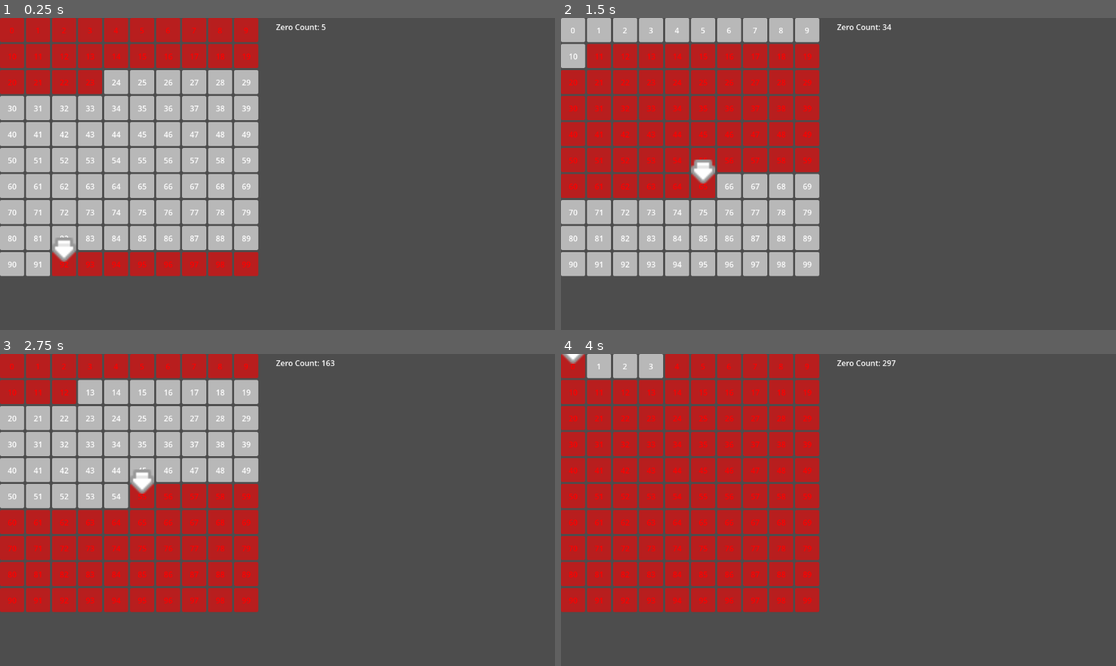
Above: before the commit, frames 1-4 (two rows, left to right).
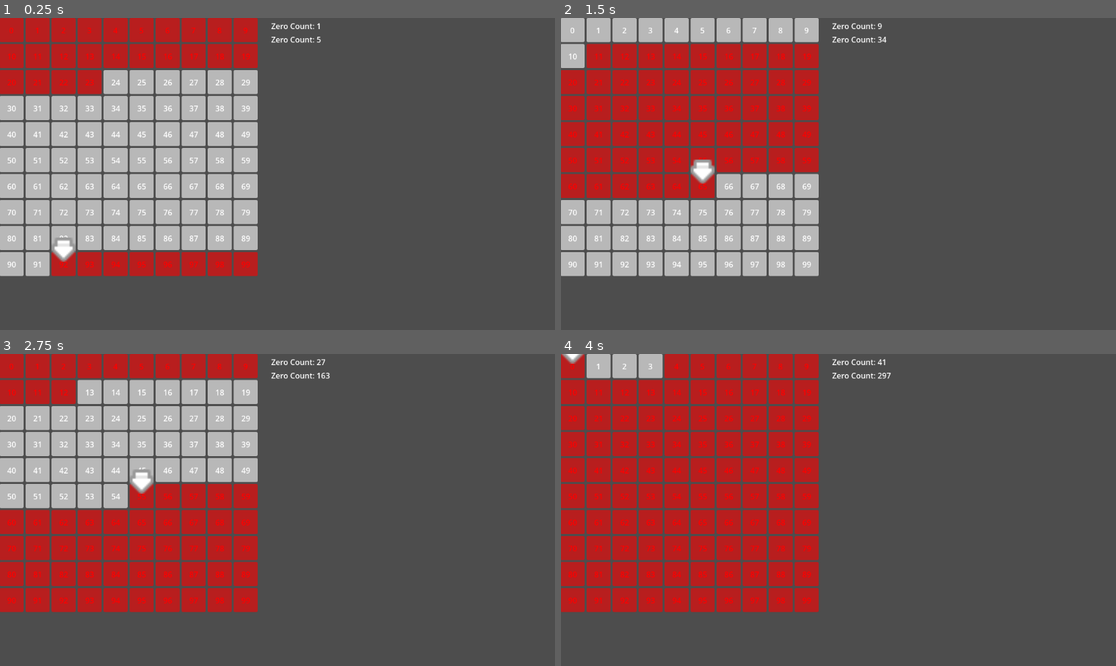
Above: after the commit, the same moments.

Repository: maxi99manuel99/AOC2025
Game: Godot game, scene res://01/control.tscn
Two runs of this game, one before a commit and one after it. Both use one fixed random seed, a clock stepped at 60 frames per second and the inputs below. The project has no main scene, so this scene is started directly.
Inputs:
- Up to frame 1 (0.25 s): no input
- Up to frame 2 (1.5 s): no input
- Up to frame 3 (2.75 s): no input
- Up to frame 4 (4 s): no input

The runs differ from the first frame. In frame 1, 3.0% of the frame differs, in the area x 0-59%, y 0-83%; in frame 2, 3.1%; in frame 3, 3.1%, in the area x 0-61%, y 0-83%; in frame 4, 3.1%.

Commit message:
Added Zero Counts for both parts of the puzzle

Diff:
--- a/01/container.gd
+++ b/01/container.gd
@@ -4,7 +4,8 @@
 @export var dial_count: int = 100
 @export var dial_scene: PackedScene = null
 @export var arrow: TextureRect = null
-@export var zero_counter: ZeroCounter = null
+@export var zero_counter1: ZeroCounter = null
+@export var zero_counter2: ZeroCounter = null
 @export var pointing_at_dial = 50
 @export var vertical_arrow_offset = 30
 var _dials: Array[Control] = []
@@ -14,7 +15,8 @@
 # Called when the node enters the scene tree for the first time.
 func _ready() -> void:
 	arrow = $"../Arrow"
-	zero_counter = $"../Label"
+	zero_counter1 = $"../ZeroCounter1"
+	zero_counter2 = $"../ZeroCounter2"
 	for i in dial_count:
 		var new_dial: Node = dial_scene.instantiate()
 		new_dial.name = "Dial" + str(i)
@@ -39,18 +41,20 @@
 			next_dial = posmod(pointing_at_dial + 1, 100)
 		else:
 			next_dial = posmod(pointing_at_dial - 1, 100)
+		if next_dial == 0:
+			zero_counter1.increment_count()
 		highlight_dial(next_dial)
 		pointing_at_dial = next_dial
 
 	set_arrow_pos(next_dial)
+	if next_dial == 0:
+		zero_counter2.increment_count()
 	await get_tree().create_timer(0.001).timeout
 	_current_move_idx += 1
 	continue_move_sequence()
 
 
 func highlight_dial(dial_idx: int) -> void:
-	if dial_idx == 0:
-		zero_counter.increment_count()
 	_dials[dial_idx].modulate = Color(255, 0, 0)
 	await get_tree().create_timer(0.001).timeout
 	_dials[dial_idx].modulate = Color(255, 255, 255)
--- a/01/control.tscn
+++ b/01/control.tscn
@@ -3,7 +3,7 @@
 [ext_resource type="PackedScene" uid="uid://baope266gym1o" path="res://01/dial.tscn" id="2_as2wl"]
 [ext_resource type="Script" uid="uid://bqevfhc02lbke" path="res://01/container.gd" id="2_o8yga"]
 [ext_resource type="Texture2D" uid="uid://60svoa6o8ipw" path="res://01/casino_arrow.png" id="3_as2wl"]
-[ext_resource type="Script" uid="uid://bfb78obc2lqai" path="res://01/label.gd" id="4_uwny8"]
+[ext_resource type="PackedScene" uid="uid://dmxf80pb3rre" path="res://01/label.tscn" id="4_uwny8"]
 
 [sub_resource type="GDScript" id="GDScript_as2wl"]
 script/source = "extends Control
@@ -21,6 +21,8 @@
 anchors_preset = 15
 anchor_right = 1.0
 anchor_bottom = 1.0
+offset_left = -1.0
+offset_right = -1.0
 grow_horizontal = 2
 grow_vertical = 2
 script = SubResource("GDScript_as2wl")
@@ -39,11 +41,16 @@
 offset_bottom = 50.0
 texture = ExtResource("3_as2wl")
 
-[node name="Label" type="Label" parent="."]
+[node name="ZeroCounter1" parent="." instance=ExtResource("4_uwny8")]
 layout_mode = 0
-offset_left = 573.0
-offset_top = 7.0
-offset_right = 677.0
-offset_bottom = 30.0
-text = "Zero Count: 0"
-script = ExtResource("4_uwny8")
+offset_left = 564.0
+offset_top = 33.0
+offset_right = 668.0
+offset_bottom = 56.0
+
+[node name="ZeroCounter2" parent="." instance=ExtResource("4_uwny8")]
+layout_mode = 0
+offset_left = 564.0
+offset_top = 5.0
+offset_right = 668.0
+offset_bottom = 28.0
--- /dev/null
+++ b/01/label.tscn
@@ -0,0 +1,11 @@
+[gd_scene load_steps=2 format=3 uid="uid://dmxf80pb3rre"]
+
+[ext_resource type="Script" uid="uid://bfb78obc2lqai" path="res://01/label.gd" id="1_vx1em"]
+
+[node name="Label" type="Label"]
+offset_left = 573.0
+offset_top = 7.0
+offset_right = 677.0
+offset_bottom = 30.0
+text = "Zero Count: 0"
+script = ExtResource("1_vx1em")
